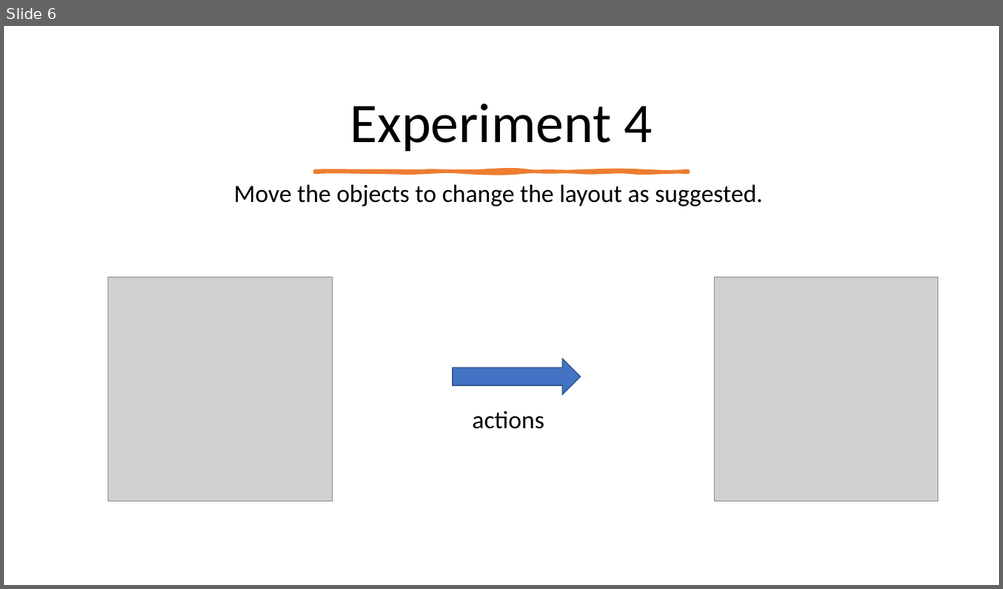
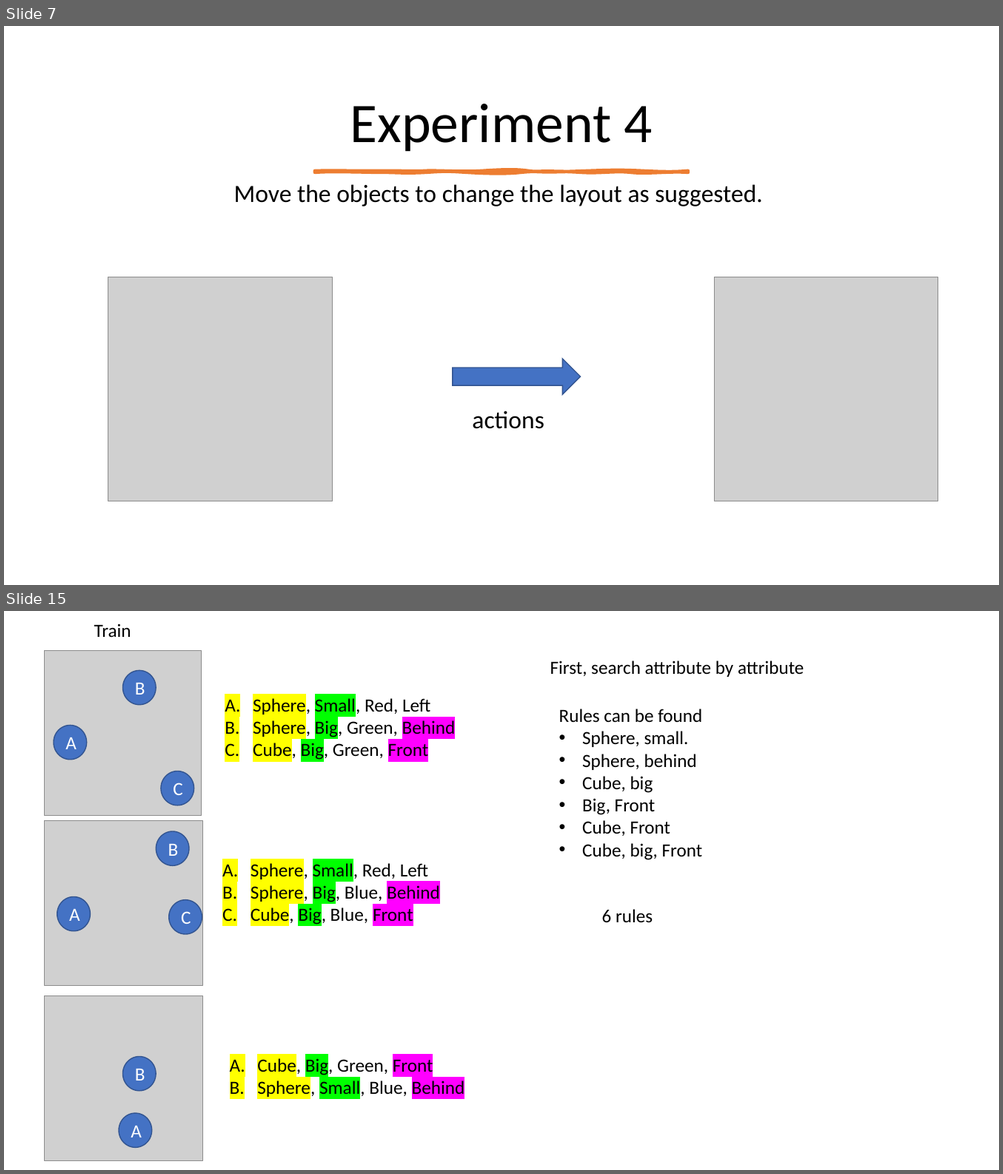
Before and after one commit to akweury/nsai_note, a slide deck: spatial_relation_vector.pptx. Shown one above the other, each under a label of ours: slide 6 before the commit, slides 7 and 15 after it; the slides between them are not shown. The pictures are 1003x589 and 1003x1174 pixels, drawn with LibreOffice and Linux fonts; fonts in the diff are those of the drawing; grey boxes stand for pictures. Boxes give left, top, right and bottom in pixels: in the first picture for what was removed or moved away, otherwise in the second. Text is boxed around its words. In the diff, an @@ line names an element or a change of style, - is before the commit and + after.

```diff
--- a/spatial_relation_vector.pptx
+++ b/spatial_relation_vector.pptx
@@ slide 15 added at (x1=4, y1=611, x2=999, y2=1170), background #FFFFFF @@
@@ text added at (x1=94, y1=624, x2=131, y2=637), 18 pt, text #000000 @@
+Train
@@ picture added at (x1=44, y1=650, x2=202, y2=815) @@
@@ ellipse added at (x1=122, y1=671, x2=156, y2=705), fill #4472C4, outline #325491 1 pt, 18 pt, text #FFFFFF @@
+B
@@ text added at (x1=550, y1=661, x2=803, y2=677), 18 pt, text #000000 @@
+First, search attribute by attribute
@@ text added at (x1=253, y1=696, x2=455, y2=761), 18 pt, text #000000 @@
+A. Sphere, Small, Red, Left
+B. Sphere, Big, Green, Behind
+C. Cube, Big, Green, Front
@@ text added at (x1=559, y1=709, x2=703, y2=860), 18 pt, text #000000 @@
+Rules can be found
+• Sphere, small.
+• Sphere, behind
+• Cube, big
+• Big, Front
+• Cube, Front
+• Cube, big, Front
@@ ellipse added at (x1=54, y1=725, x2=86, y2=760), fill #4472C4, outline #325491 1 pt, 18 pt, text #FFFFFF @@
+A
@@ ellipse added at (x1=161, y1=772, x2=193, y2=806), fill #4472C4, outline #325491 1 pt, 18 pt, text #FFFFFF @@
+C
@@ picture added at (x1=44, y1=821, x2=202, y2=986) @@
@@ ellipse added at (x1=156, y1=832, x2=189, y2=866), fill #4472C4, outline #325491 1 pt, 18 pt, text #FFFFFF @@
+B
@@ text added at (x1=250, y1=861, x2=440, y2=926), 18 pt, text #000000 @@
+A. Sphere, Small, Red, Left
+B. Sphere, Big, Blue, Behind
+C. Cube, Big, Blue, Front
@@ ellipse added at (x1=57, y1=897, x2=90, y2=931), fill #4472C4, outline #325491 1 pt, 18 pt, text #FFFFFF @@
+A
@@ ellipse added at (x1=169, y1=900, x2=202, y2=935), fill #4472C4, outline #325491 1 pt, 18 pt, text #FFFFFF @@
+C
@@ text added at (x1=602, y1=909, x2=652, y2=923), 18 pt, text #000000 @@
+6 rules
@@ picture added at (x1=44, y1=997, x2=202, y2=1162) @@
@@ ellipse added at (x1=122, y1=1057, x2=156, y2=1091), fill #4472C4, outline #325491 1 pt, 18 pt, text #FFFFFF @@
+B
@@ text added at (x1=257, y1=1056, x2=465, y2=1099), 18 pt, text #000000 @@
+A. Cube, Big, Green, Front
+B. Sphere, Small, Blue, Behind
@@ ellipse added at (x1=119, y1=1114, x2=152, y2=1148), fill #4472C4, outline #325491 1 pt, 18 pt, text #FFFFFF @@
+A
@@ what was slide 6 is now slide 7 @@
```
Also in this commit, not shown: 2 slides changed, 16 other slides added.
